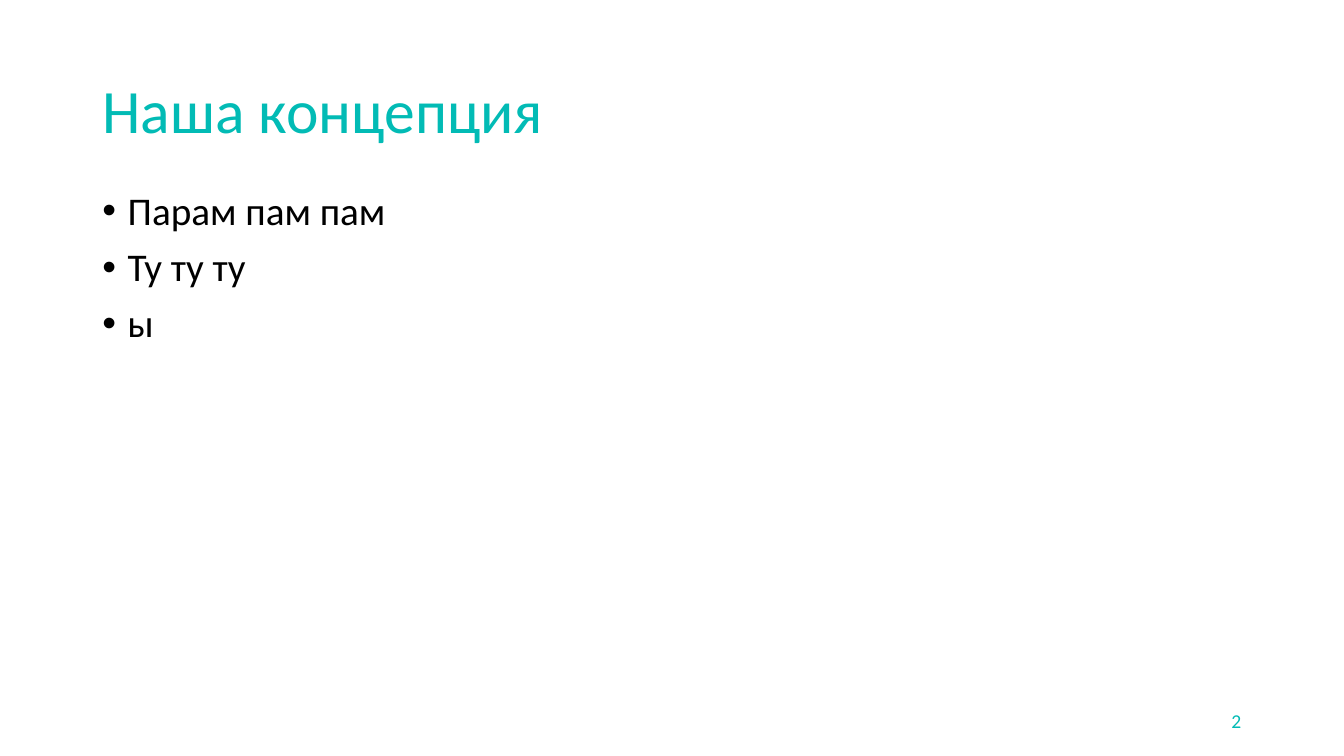
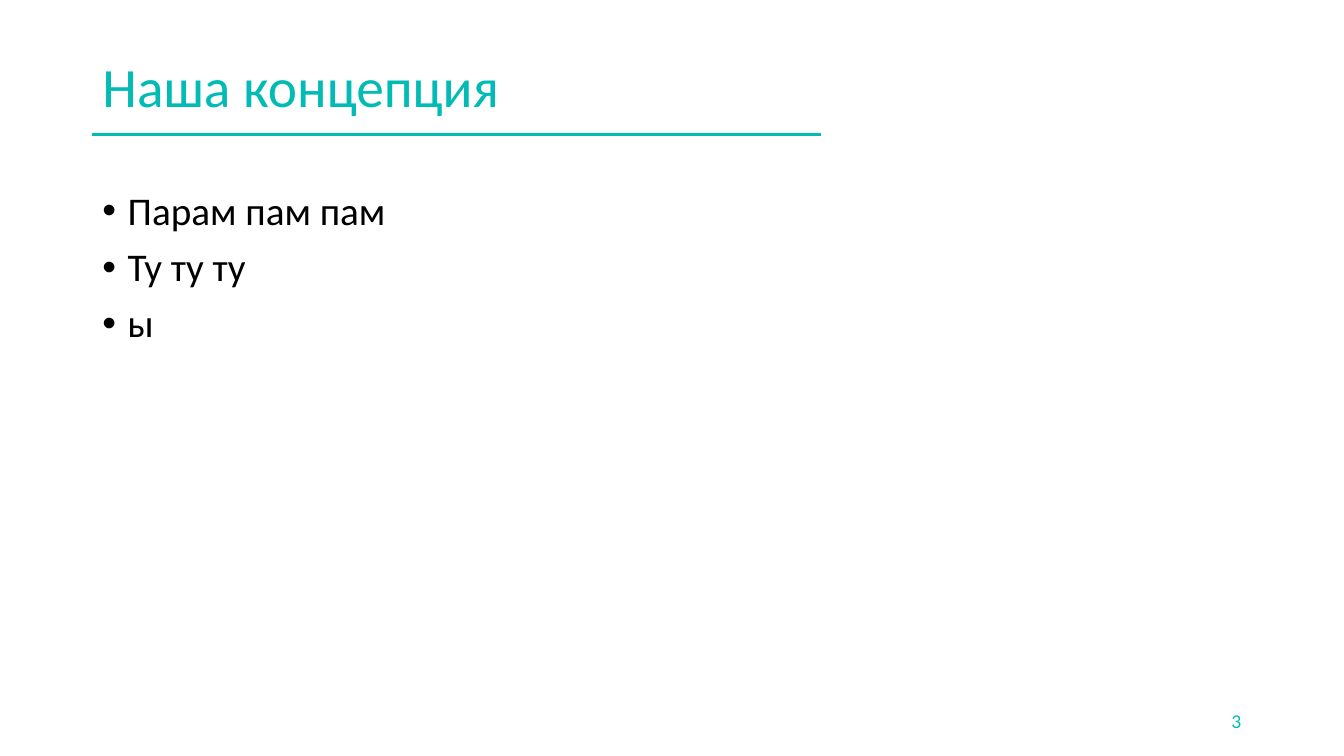
Before and after one commit to atomSkittlesTeam/atomicHunter, a slide deck: slide 3 of AtomicHunterTemplate.pptx (slide 2 before the commit). Drawn at 1344x756 pixels with LibreOffice and Linux fonts; fonts in the diff are those of the drawing; background and template pictures are left out. Boxes give left, top, right and bottom in pixels: in the first picture for what was removed or moved away, otherwise in the second. Text is boxed around its words. In the diff, an @@ line names an element or a change of style, - is before the commit and + after.

```diff
--- a/AtomicHunterTemplate.pptx
+++ b/AtomicHunterTemplate.pptx
@@ title "Наша концепция": place and size @@
-title "Наша концепция" at (102, 93, 543, 143)
+title "Наша концепция" at (102, 71, 499, 116)
@@ title "Наша концепция" at (102, 71, 499, 116): size 44 to 39.6 pt @@
@@ line added from (93, 134) to (822, 134), #02BBB5 1.75 pt @@
@@ page number at (1231, 715, 1241, 728): text changed @@
-2
+3
```
Also in this commit, not shown: 2 other slides changed, 1 slide added, 1 other file.
